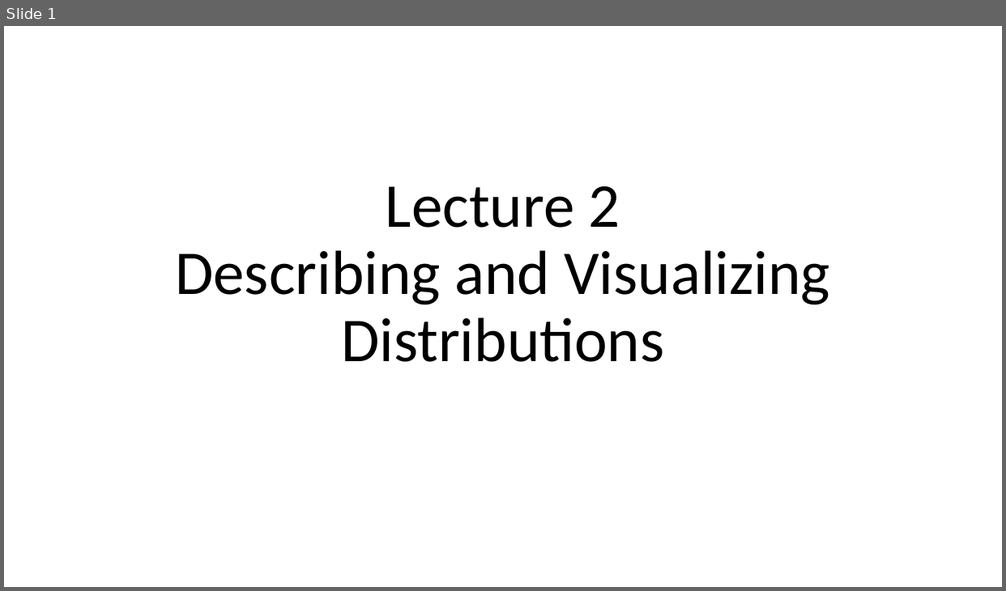
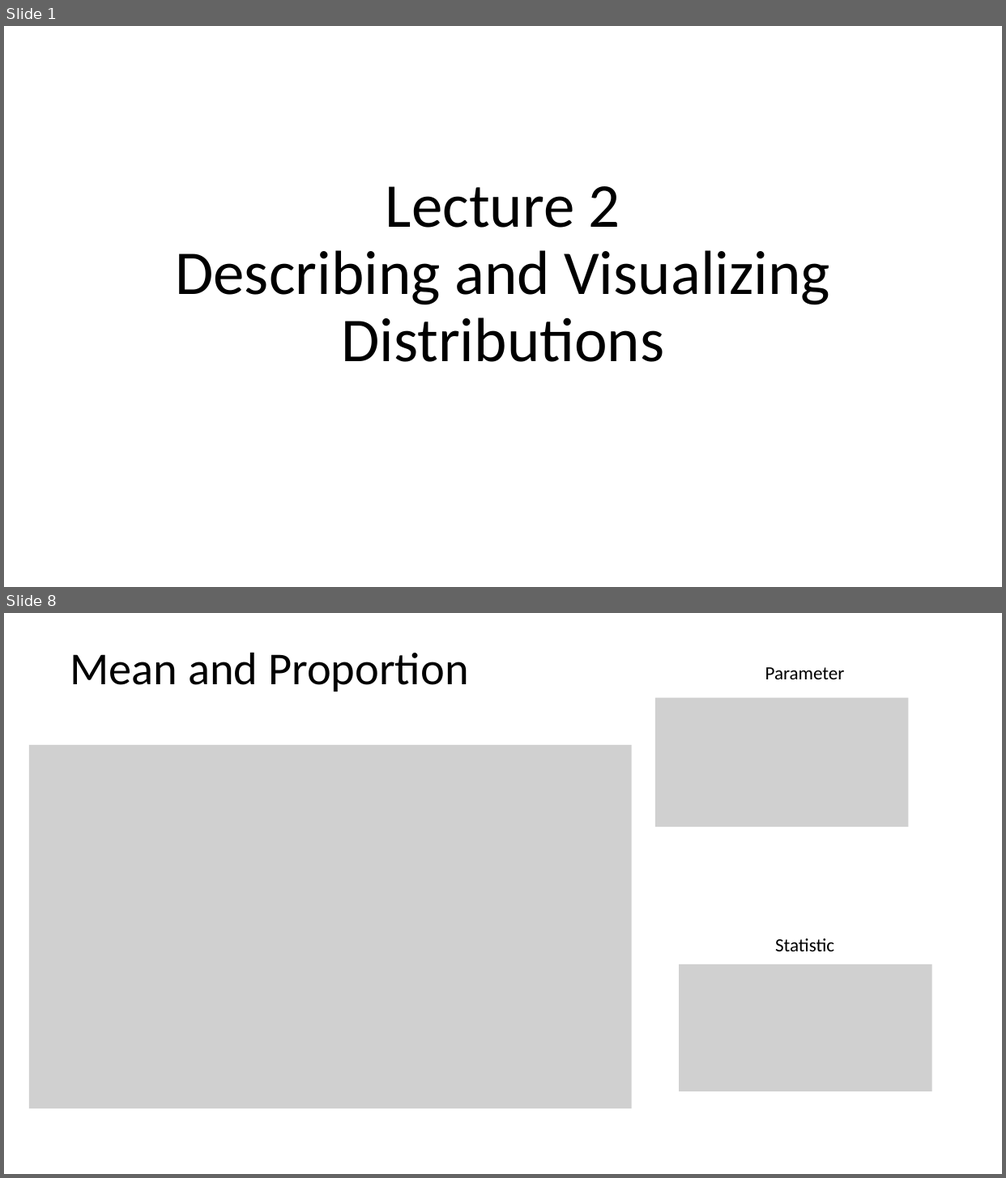
Before and after one commit to Jarred6068/UI_STAT251-03_Spring_2024, a slide deck: docs/lecture_slides/Week 1/Week1_Lecture2_Slides_1_12_2024.pptx. Shown one above the other, each under a label of ours: slide 1 before the commit, slides 1 and 8 after it; the slides between them are not shown. The pictures are 1006x591 and 1006x1178 pixels, drawn with LibreOffice and Linux fonts; fonts in the diff are those of the drawing; grey boxes stand for pictures. Boxes give left, top, right and bottom in pixels: in the first picture for what was removed or moved away, otherwise in the second. Text is boxed around its words. In the diff, an @@ line names an element or a change of style, - is before the commit and + after.

```diff
--- a/docs/lecture_slides/Week 1/Week1_Lecture2_Slides_1_12_2024.pptx
+++ b/docs/lecture_slides/Week 1/Week1_Lecture2_Slides_1_12_2024.pptx
@@ slide 8 added at [4, 613, 1002, 1174], background #FFFFFF @@
@@ title added at [70, 652, 469, 692], 44 pt, text #000000 @@
+Mean and Proportion
@@ text added at [765, 667, 845, 679], 18 pt, text #000000 @@
+Parameter
@@ picture added at [655, 697, 908, 827] @@
@@ picture added at [29, 745, 632, 1109] @@
@@ text added at [775, 939, 834, 952], 18 pt, text #000000 @@
+Statistic
@@ picture added at [680, 964, 932, 1092] @@
```
Also in this commit, not shown: 9 other slides added, 14 slides removed, 13 other files.
